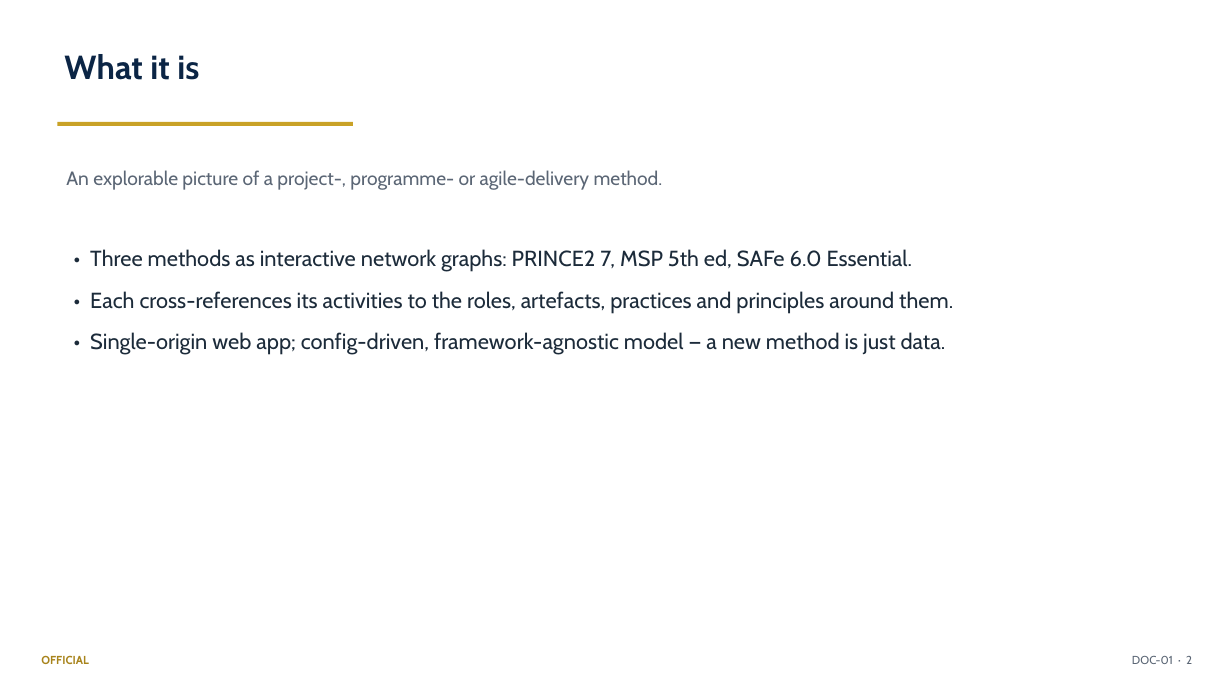
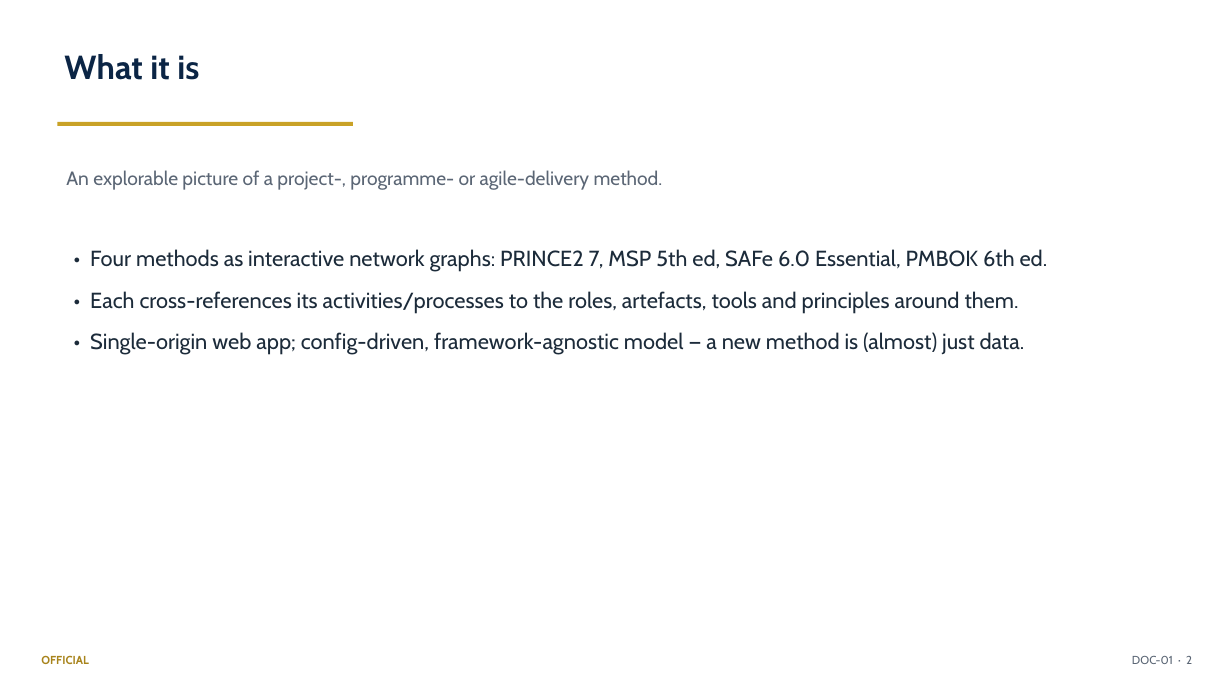
Before and after one commit to DRC63/method-map, a slide deck: slide 2 of docs/01_Architecture_and_Design_Summary.pptx. Drawn at 1232x693 pixels with LibreOffice and Linux fonts; fonts in the diff are those of the drawing. Boxes give left, top, right and bottom in pixels: in the first picture for what was removed or moved away, otherwise in the second. Text is boxed around its words. In the diff, an @@ line names an element or a change of style, - is before the commit and + after.

```diff
--- a/docs/01_Architecture_and_Design_Summary.pptx
+++ b/docs/01_Architecture_and_Design_Summary.pptx
@@ text at [90,249,1048,355]: text changed @@
-• Three methods as interactive network graphs: PRINCE2 7, MSP 5th ed, SAFe 6.0 Essential.
-• Each cross-references its activities to the roles, artefacts, practices and principles around them.
-• Single-origin web app; config-driven, framework-agnostic model — a new method is just data.
+• Four methods as interactive network graphs: PRINCE2 7, MSP 5th ed, SAFe 6.0 Essential, PMBOK 6th ed.
+• Each cross-references its activities/processes to the roles, artefacts, tools and principles around them.
+• Single-origin web app; config-driven, framework-agnostic model — a new method is (almost) just data.
```
Also in this commit, not shown: 1 other slide changed, 11 other files.
